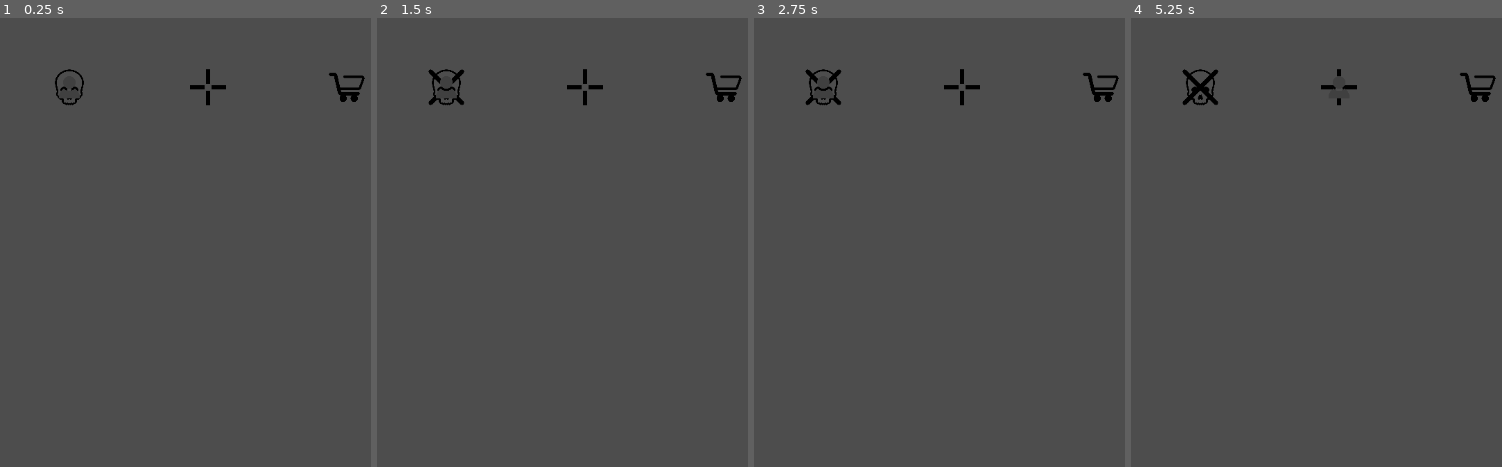
Above: before the commit, frames 1-4 (left to right).
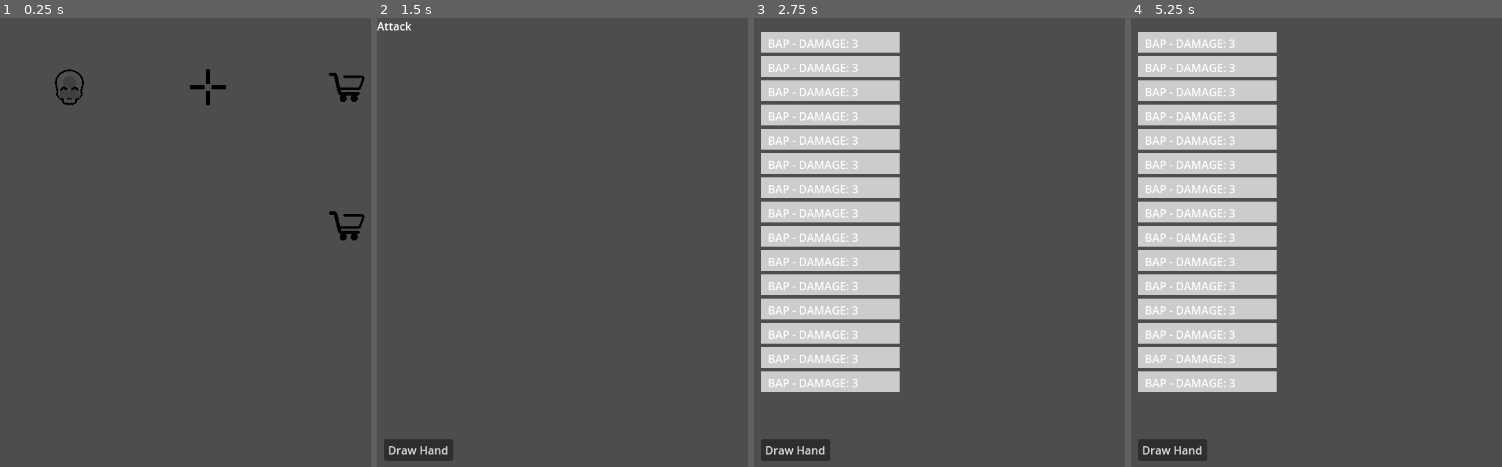
Above: after the commit, the same moments.

Repository: JosieBarber/roguelike
Game: Godot game, scene res://scenes/Main.tscn
The game is run twice, just before and just after one commit, with the same random seed, the same clock (stepped at 60 frames per second) and the same inputs.
Inputs (mouse positions are in pixels of both pictures, inside the frame that each line leads up to):
- Up to frame 1 (0.25 s): no input
- Up to frame 2 (1.5 s): tap Enter at 0.5 s; move the mouse to (447, 85) at 0.52 s; click (447, 85) at 0.67 s; click "Draw Hand" at 1.25 s
- Up to frame 3 (2.75 s): click (794, 449) at 2 s, where only the run after the commit has a clickable "Draw Hand"
- Up to frame 4 (5.25 s): click (1171, 449) at 2.75 s, where only the run after the commit has a clickable "Draw Hand"; tap Space at 3.5 s; move the mouse to (1201, 85) at 3.52 s; click (1201, 85) at 3.67 s; tap Enter at 4.25 s; move the mouse to (1338, 85) at 4.27 s; click (1338, 85) at 4.42 s; click (1190, 449) at 5 s, where only the run before the commit has a clickable "Back to Navigation"

The runs differ from the first frame. In frame 1, 0.2% of the frame differs, in the area x 88-99%, y 42-50%; in frame 2, 1.6%; in frame 3, 28%, in the area x 1-99%, y 3-99%; in frame 4, 28%.

Commit message:
Restructure navigation
Now the navigation makes it so we initialize a new instance of a scene every time we navigate to it so we aren't juggling things weirdly anymore,

Diff:
--- a/scenes/Main.tscn
+++ b/scenes/Main.tscn
@@ -1,11 +1,8 @@
-[gd_scene load_steps=7 format=3 uid="uid://cwemnyae3i5ol"]
+[gd_scene load_steps=4 format=3 uid="uid://cwemnyae3i5ol"]
 
-[ext_resource type="PackedScene" uid="uid://bl83ryin8usen" path="res://scenes/Combat.tscn" id="1"]
 [ext_resource type="Script" path="res://scripts/main.gd" id="1_gypjv"]
 [ext_resource type="Script" path="res://scripts/player.gd" id="2"]
 [ext_resource type="PackedScene" uid="uid://cgkdb7rsiqdti" path="res://scenes/Navigation.tscn" id="5_navigation"]
-[ext_resource type="PackedScene" uid="uid://nv63hpdw6pqy" path="res://scenes/Clinic.tscn" id="8_pn10u"]
-[ext_resource type="PackedScene" uid="uid://dyabhewi4ymcg" path="res://scenes/Shop.tscn" id="9_shop"]
 
 [node name="Main" type="Node2D"]
 script = ExtResource("1_gypjv")
@@ -13,12 +10,4 @@
 [node name="Player" type="Node2D" parent="."]
 script = ExtResource("2")
 
-[node name="Combat" parent="." instance=ExtResource("1")]
-
 [node name="Navigation" parent="." instance=ExtResource("5_navigation")]
-
-[node name="Clinic" parent="." instance=ExtResource("8_pn10u")]
-visible = false
-
-[node name="Shop" parent="." instance=ExtResource("9_shop")]
-visible = false
--- a/scripts/ClinicScripts/clinic.gd
+++ b/scripts/ClinicScripts/clinic.gd
@@ -27,7 +27,7 @@
 	var navigation_scene = get_parent().get_node("Navigation")
 	navigation_scene.visible = true
 	deck_rects.clear()
-	self.visible = false
+	queue_free()
 
 func display_deck():
 	var deck_object = get_node("Deck")
--- a/scripts/CombatScripts/combat.gd
+++ b/scripts/CombatScripts/combat.gd
@@ -17,13 +17,9 @@
 func _on_combat_end():
 	# Transition back to the navigation scene
 	var navigation_scene = get_parent().get_node("Navigation")
-	var attack_scene = get_node("Attack_Phase")
-	var planning_scene = get_node("Planning_Phase")
 	navigation_scene.visible = true
 
-	attack_scene.visible = false
-	planning_scene.visible = false
-	self.visible = false
+	queue_free()
 
 func _initialize_player():
 	player = get_parent().get_node("Player")
--- a/scripts/NavigationScripts/navigation.gd
+++ b/scripts/NavigationScripts/navigation.gd
@@ -33,6 +33,7 @@
 	var node1 = _create_navigation_node(Vector2(100, 100), NodeType.COMBAT)
 	var node2 = _create_navigation_node(Vector2(300, 100), NodeType.CLINIC)
 	var node3 = _create_navigation_node(Vector2(500, 100), NodeType.SHOP)
+	var node4 = _create_navigation_node(Vector2(500, 300), NodeType.SHOP)
 
 	current_node = node1
 	$PlayerIcon.position = current_node.position
@@ -94,18 +95,18 @@
 	match node_type:
 		NodeType.COMBAT:
 			print("Transitioning to combat")
-			var combat_scene = get_parent().get_node("Combat")
+			var combat_scene = load("res://scenes/Combat.tscn").instantiate()
+			get_parent().add_child(combat_scene)
 			player.copy_deck()
-			combat_scene.visible = true
-			self.visible = false
 			combat_scene._on_start_combat_pressed()
 		NodeType.CLINIC:
 			print("Transitioning to clinic")
-			var clinic_scene = get_parent().get_node("Clinic")
+			var clinic_scene = load("res://scenes/Clinic.tscn").instantiate()
+			get_parent().add_child(clinic_scene)
 			clinic_scene.transition_to_clinic()
-			self.visible = false
 		NodeType.SHOP:
 			print("Transitioning to shop")
-			var shop_scene = get_parent().get_node("Shop")
+			var shop_scene = load("res://scenes/Shop.tscn").instantiate()
+			get_parent().add_child(shop_scene)
 			shop_scene.transition_to_shop()
-			self.visible = false
+	self.visible = false
--- a/scripts/ShopScripts/shop.gd
+++ b/scripts/ShopScripts/shop.gd
@@ -98,4 +98,4 @@
 func _on_back_button_pressed():
 	var navigation_scene = get_parent().get_node("Navigation")
 	navigation_scene.visible = true
-	self.visible = false
+	queue_free()
--- a/scripts/main.gd
+++ b/scripts/main.gd
@@ -11,6 +11,3 @@
 	# Start with the navigation scene
 	var navigation_scene = get_node("Navigation")
 	navigation_scene.visible = true
-	# Hide the combat scene initially
-	var combat_scene = get_node("Combat")
-	combat_scene.visible = false
